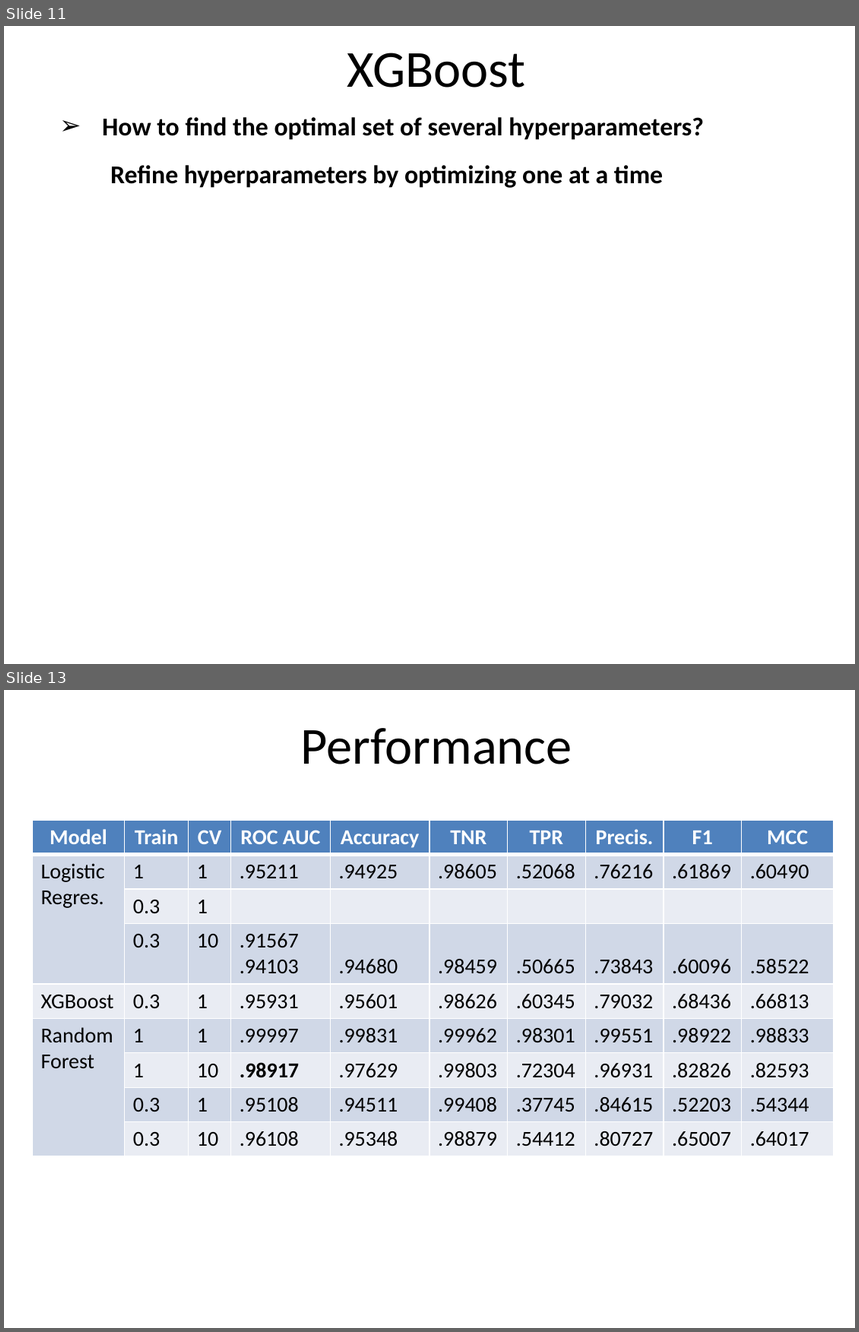
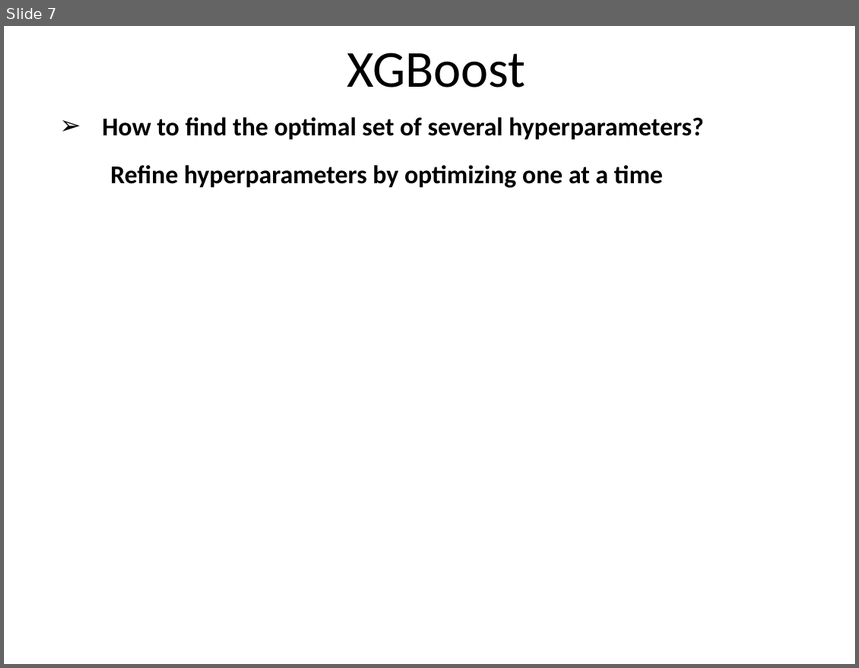
Before and after one commit to ysereda/Springboard, a slide deck: Capstone2_Customer_Churn.pptx. Shown one above the other, each under a label of ours: slides 11 and 13 before the commit, slide 7 after it; the slides between them are not shown. The pictures are 859x1332 and 859x668 pixels, drawn with LibreOffice and Linux fonts; fonts in the diff are those of the drawing. Boxes give left, top, right and bottom in pixels: in the first picture for what was removed or moved away, otherwise in the second. Text is boxed around its words. In the diff, an @@ line names an element or a change of style, - is before the commit and + after.

Commit message:
Add files via upload
XGBoost one-by-one HP optimization

```diff
--- a/Capstone2_Customer_Churn.pptx
+++ b/Capstone2_Customer_Churn.pptx
@@ slide 13 removed at (x1=4, y1=690, x2=855, y2=1328), background #FFFFFF @@
@@ text removed at (x1=300, y1=728, x2=572, y2=764) @@
-Performance
@@ table removed at (x1=32, y1=820, x2=835, y2=1156), 9 rows, 10 columns @@
-Model | Train | CV | ROC AUC | Accuracy | TNR | TPR | Precis. | F1 | MCC
-Logistic Regres. | 1 | 1 | .95211 | .94925 | .98605 | .52068 | .76216 | .61869 | .60490
- | 0.3 | 1 |  |  |  |  |  |  | 
- | 0.3 | 10 | .91567 / .94103 | .94680 | .98459 | .50665 | .73843 | .60096 | .58522
-XGBoost | 0.3 | 1 | .95931 | .95601 | .98626 | .60345 | .79032 | .68436 | .66813
-Random Forest | 1 | 1 | .99997 | .99831 | .99962 | .98301 | .99551 | .98922 | .98833
- | 1 | 10 | .98917 | .97629 | .99803 | .72304 | .96931 | .82826 | .82593
- | 0.3 | 1 | .95108 | .94511 | .99408 | .37745 | .84615 | .52203 | .54344
- | 0.3 | 10 | .96108 | .95348 | .98879 | .54412 | .80727 | .65007 | .64017
@@ what was slide 11 is now slide 7 @@
```
Also in this commit, not shown: 2 slides changed, 2 slides added, 1 other slide removed, 1 other file.
